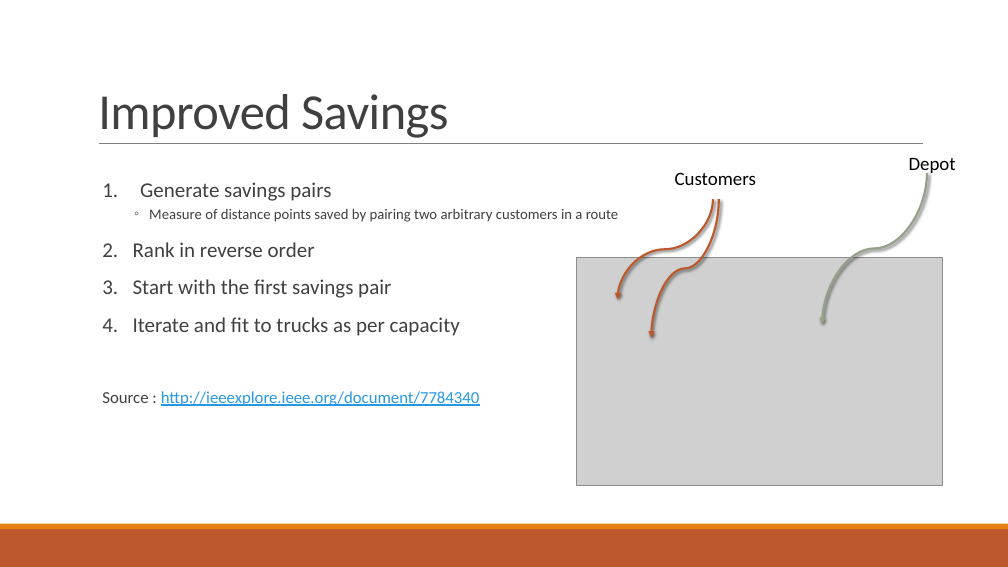
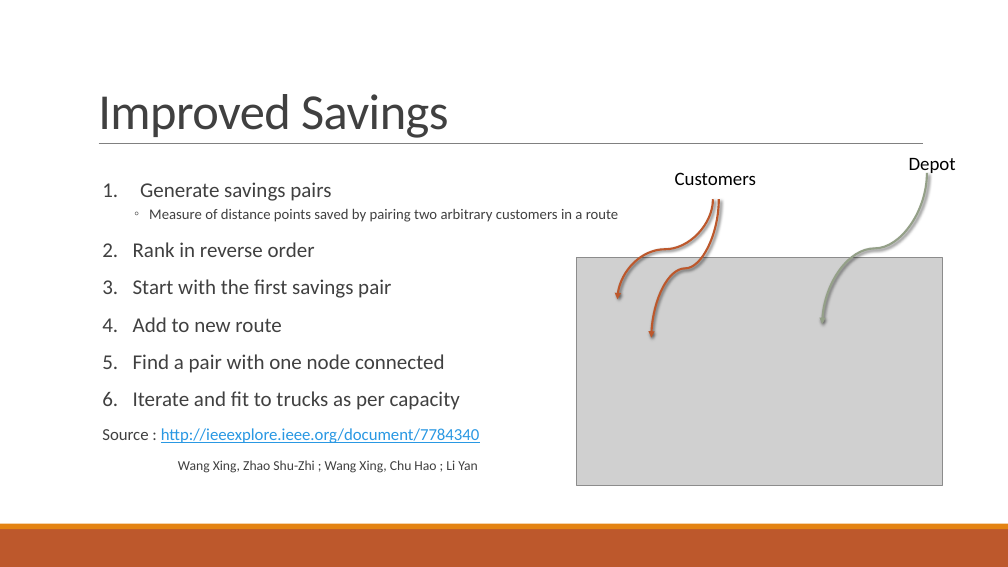
Before and after one commit to shlok57/VehicleRoutingProblem, a slide deck: slide 6 of Vehicle Routing Problem - FinalVersion.pptx. Drawn at 1008x567 pixels with LibreOffice and Linux fonts; fonts in the diff are those of the drawing; grey boxes stand for pictures. Boxes give left, top, right and bottom in pixels: in the first picture for what was removed or moved away, otherwise in the second. Text is boxed around its words. In the diff, an @@ line names an element or a change of style, - is before the commit and + after.

```diff
--- a/Vehicle Routing Problem - FinalVersion.pptx
+++ b/Vehicle Routing Problem - FinalVersion.pptx
@@ text at (133, 317, 445, 373): paragraphs added @@
+4. Add to new route
+5. Find a pair with one node connected
@@ text at (178, 460, 477, 473): paragraph added @@
+Wang Xing, Zhao Shu-Zhi ; Wang Xing, Chu Hao ; Li Yan
```
Also in this commit, not shown: 4 other slides changed.
